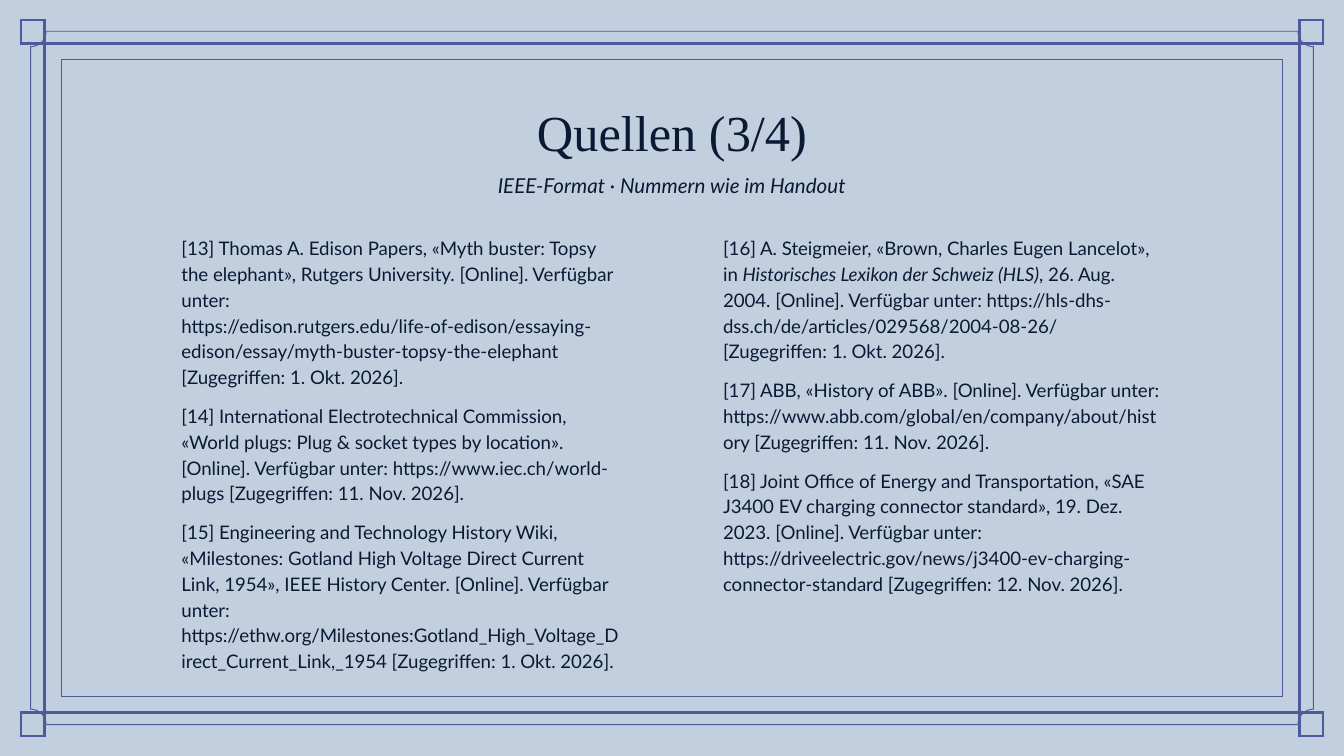
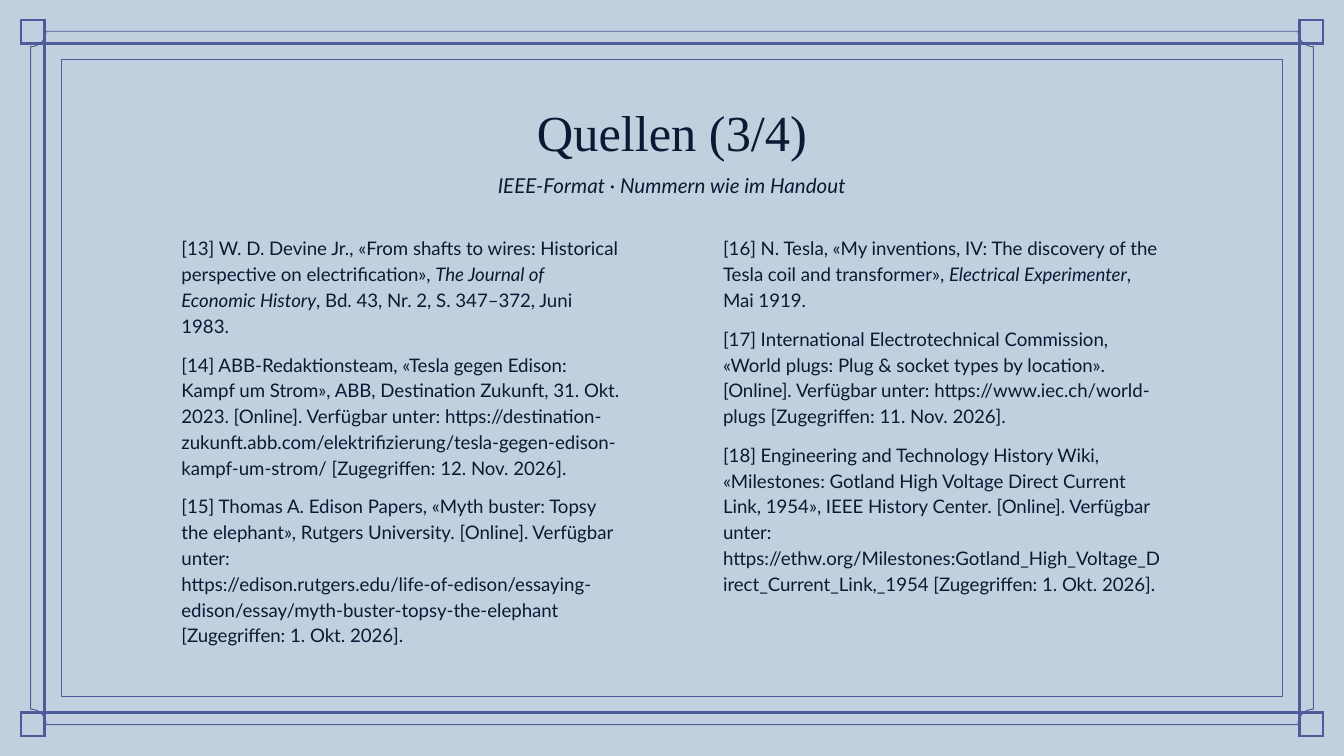
Before and after one commit to simonbruder-hub/Edison_vs_Westinghouse, a slide deck: slide 20 of abgabe/Praesentation_Stromkrieg_Bruder.pptx (slide 19 before the commit). Drawn at 1344x756 pixels with LibreOffice and Linux fonts; fonts in the diff are those of the drawing; background and template pictures are left out. Boxes give left, top, right and bottom in pixels: in the first picture for what was removed or moved away, otherwise in the second. Text is boxed around its words. In the diff, an @@ line names an element or a change of style, - is before the commit and + after.

```diff
--- a/abgabe/Praesentation_Stromkrieg_Bruder.pptx
+++ b/abgabe/Praesentation_Stromkrieg_Bruder.pptx
@@ subtitle at [181, 240, 619, 646]: text changed @@
-[13] Thomas A. Edison Papers, «Myth buster: Topsy the elephant», Rutgers University. [Online]. Verfügbar unter: https://edison.rutgers.edu/life-of-edison/essaying-edison/essay/myth-buster-topsy-the-elephant [Zugegriffen: 1. Okt. 2026].
-[14] International Electrotechnical Commission, «World plugs: Plug & socket types by location». [Online]. Verfügbar unter: https://www.iec.ch/world-plugs [Zugegriffen: 11. Nov. 2026].
-[15] Engineering and Technology History Wiki, «Milestones: Gotland High Voltage Direct Current Link, 1954», IEEE History Center. [Online]. Verfügbar unter: https://ethw.org/Milestones:Gotland_High_Voltage_Direct_Current_Link,_1954 [Zugegriffen: 1. Okt. 2026].
+[13] W. D. Devine Jr., «From shafts to wires: Historical perspective on electrification», The Journal of Economic History, Bd. 43, Nr. 2, S. 347–372, Juni 1983.
+[14] ABB-Redaktionsteam, «Tesla gegen Edison: Kampf um Strom», ABB, Destination Zukunft, 31. Okt. 2023. [Online]. Verfügbar unter: https://destination-zukunft.abb.com/elektrifizierung/tesla-gegen-edison-kampf-um-strom/ [Zugegriffen: 12. Nov. 2026].
+[15] Thomas A. Edison Papers, «Myth buster: Topsy the elephant», Rutgers University. [Online]. Verfügbar unter: https://edison.rutgers.edu/life-of-edison/essaying-edison/essay/myth-buster-topsy-the-elephant [Zugegriffen: 1. Okt. 2026].
@@ subtitle at [723, 240, 1160, 595]: text changed @@
-[16] A. Steigmeier, «Brown, Charles Eugen Lancelot», in Historisches Lexikon der Schweiz (HLS), 26. Aug. 2004. [Online]. Verfügbar unter: https://hls-dhs-dss.ch/de/articles/029568/2004-08-26/ [Zugegriffen: 1. Okt. 2026].
-[17] ABB, «History of ABB». [Online]. Verfügbar unter: https://www.abb.com/global/en/company/about/history [Zugegriffen: 11. Nov. 2026].
-[18] Joint Office of Energy and Transportation, «SAE J3400 EV charging connector standard», 19. Dez. 2023. [Online]. Verfügbar unter: https://driveelectric.gov/news/j3400-ev-charging-connector-standard [Zugegriffen: 12. Nov. 2026].
+[16] N. Tesla, «My inventions, IV: The discovery of the Tesla coil and transformer», Electrical Experimenter, Mai 1919.
+[17] International Electrotechnical Commission, «World plugs: Plug & socket types by location». [Online]. Verfügbar unter: https://www.iec.ch/world-plugs [Zugegriffen: 11. Nov. 2026].
+[18] Engineering and Technology History Wiki, «Milestones: Gotland High Voltage Direct Current Link, 1954», IEEE History Center. [Online]. Verfügbar unter: https://ethw.org/Milestones:Gotland_High_Voltage_Direct_Current_Link,_1954 [Zugegriffen: 1. Okt. 2026].
```
Also in this commit, not shown: 18 other slides changed, 1 slide added, 13 other files.
